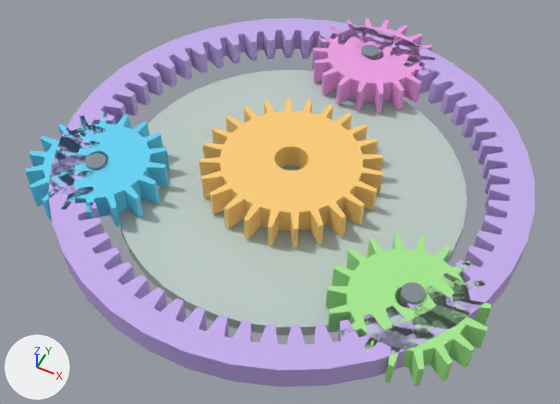
A saved change to the glTF model apps/docs/public/hero/planetary.glb.
The view is the same before and after, from a 50 mm camera at (0.0693, -0.1462, 0.1696) aimed at (-0.0006, -0.0063, -0.0052). The axes (+X, +Y, +Z) are drawn at lower left. The lights are the same throughout. The older version comes first. Both versions are drawn at frame 69 of the action 'inspectExplode'; the numbers are the values there.

In view in the first picture: 'carrier_plate', 'planet_gear_1_18_teeth', 'planet_gear_2_18_teeth', 'planet_gear_3_18_teeth', 'planet_pin_1', 'planet_pin_2', 'planet_pin_3', 'ring_gear_60_internal_teeth', 'sun_gear_24_teeth'.
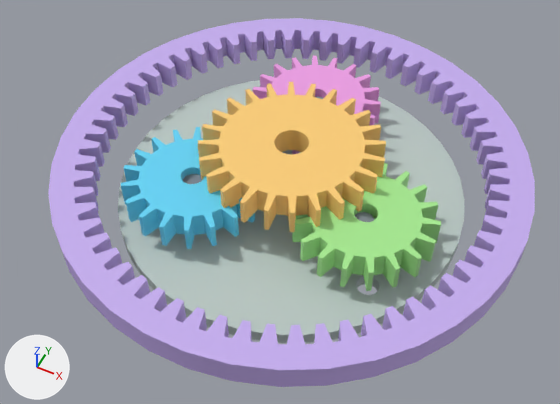
Changed parts and their boxes (x1, y1, x2, y2) in the pictures (560 x 404 px):
'carrier_plate', moved, turned: before (118, 70, 467, 335); after (118, 80, 464, 343)
'sun_gear_24_teeth', moved, turned: before (199, 98, 383, 247); after (198, 82, 386, 232)
'planet_gear_2_18_teeth', moved, turned: before (326, 234, 491, 386); after (292, 163, 441, 291)
'planet_gear_1_18_teeth', moved, turned: before (25, 113, 170, 227); after (121, 127, 255, 249)
'planet_gear_3_18_teeth', moved, turned: before (312, 18, 434, 112); after (253, 56, 381, 154)
'planet_pin_2', moved, turned (mostly hidden afterwards): before (399, 282, 425, 308); after (355, 212, 374, 222)
'planet_pin_1', moved, turned: before (85, 153, 107, 170); after (183, 174, 202, 184)
'planet_pin_3', moved, turned (mostly hidden afterwards): before (361, 45, 379, 60); after (316, 96, 323, 99)

The change, as a diff of the scene's bpy script:
```diff
--- a/apps/docs/public/hero/planetary.glb.py
+++ b/apps/docs/public/hero/planetary.glb.py
@@ ob_carrier_plate @@
 ob_carrier_plate.parent = ob_simplified_planetary_gear_assembly
-ob_carrier_plate.location = (0.0, 0.0, 0.0)
-ob_carrier_plate.rotation_euler = (0.0, 2.636, 0.0)  # degrees (0, 151, 0)
+ob_carrier_plate.location = (0.0, 3.698, 0.0)
+ob_carrier_plate.rotation_euler = (0.0, 2.685, 0.0)  # degrees (0, 154, 0)
@@ ob_sun_gear_24_teeth @@
 ob_sun_gear_24_teeth.parent = ob_simplified_planetary_gear_assembly
-ob_sun_gear_24_teeth.location = (0.0, 0.0, 0.0)
-ob_sun_gear_24_teeth.rotation_euler = (0.0, -0.104, 0.0)  # degrees (0, -6, 0)
+ob_sun_gear_24_teeth.location = (0.0, -6.568, 0.0)
+ob_sun_gear_24_teeth.rotation_euler = (0.0, -0.0679, 0.0)  # degrees (0, -3.9, 0)
@@ ob_planet_gear_1_18_teeth @@
 ob_planet_gear_1_18_teeth.parent = ob_simplified_planetary_gear_assembly
-ob_planet_gear_1_18_teeth.location = (-50.84, 0.0, -25.9)
-ob_planet_gear_1_18_teeth.rotation_euler = (0.0, 2.115, 0.0)  # degrees (0, 121, 0)
+ob_planet_gear_1_18_teeth.location = (-22.33, 0.0, -19.03)
+ob_planet_gear_1_18_teeth.rotation_euler = (0.0, 2.16, 0.0)  # degrees (0, 124, 0)
@@ ob_planet_pin_1 @@
 ob_planet_pin_1.parent = ob_simplified_planetary_gear_assembly
-ob_planet_pin_1.location = (-13.4, 0.0, -6.79)
-ob_planet_pin_1.rotation_euler = (0.0, 2.636, 0.0)  # degrees (0, 151, 0)
+ob_planet_pin_1.location = (15.0, 3.749, 0.0)
+ob_planet_pin_1.rotation_euler = (0.0, 2.685, 0.0)  # degrees (0, 154, 0)
@@ ob_planet_gear_2_18_teeth @@
 ob_planet_gear_2_18_teeth.parent = ob_simplified_planetary_gear_assembly
-ob_planet_gear_2_18_teeth.location = (47.84, 0.0, -31.08)
-ob_planet_gear_2_18_teeth.rotation_euler = (0.0, 2.115, 0.0)  # degrees (0, 121, 0)
+ob_planet_gear_2_18_teeth.location = (27.65, 0.0, -9.823)
+ob_planet_gear_2_18_teeth.rotation_euler = (0.0, 2.16, 0.0)  # degrees (0, 124, 0)
@@ ob_planet_pin_2 @@
 ob_planet_pin_2.parent = ob_simplified_planetary_gear_assembly
-ob_planet_pin_2.location = (12.58, 0.0, -8.214)
-ob_planet_pin_2.rotation_euler = (0.0, 2.636, 0.0)  # degrees (0, 151, 0)
+ob_planet_pin_2.location = (-7.498, 3.749, 12.99)
+ob_planet_pin_2.rotation_euler = (0.0, 2.685, 0.0)  # degrees (0, 154, 0)
@@ ob_planet_gear_3_18_teeth @@
 ob_planet_gear_3_18_teeth.parent = ob_simplified_planetary_gear_assembly
-ob_planet_gear_3_18_teeth.location = (2.991, 0.0, 56.97)
-ob_planet_gear_3_18_teeth.rotation_euler = (0.0, 2.115, 0.0)  # degrees (0, 121, 0)
+ob_planet_gear_3_18_teeth.location = (-5.318, 0.0, 28.86)
+ob_planet_gear_3_18_teeth.rotation_euler = (0.0, 2.16, 0.0)  # degrees (0, 124, 0)
@@ ob_planet_pin_3 @@
 ob_planet_pin_3.parent = ob_simplified_planetary_gear_assembly
-ob_planet_pin_3.location = (0.822, 0.0, 15.0)
-ob_planet_pin_3.rotation_euler = (0.0, 2.636, 0.0)  # degrees (0, 151, 0)
+ob_planet_pin_3.location = (-7.498, 3.749, -12.99)
+ob_planet_pin_3.rotation_euler = (0.0, 2.685, 0.0)  # degrees (0, 154, 0)
```
